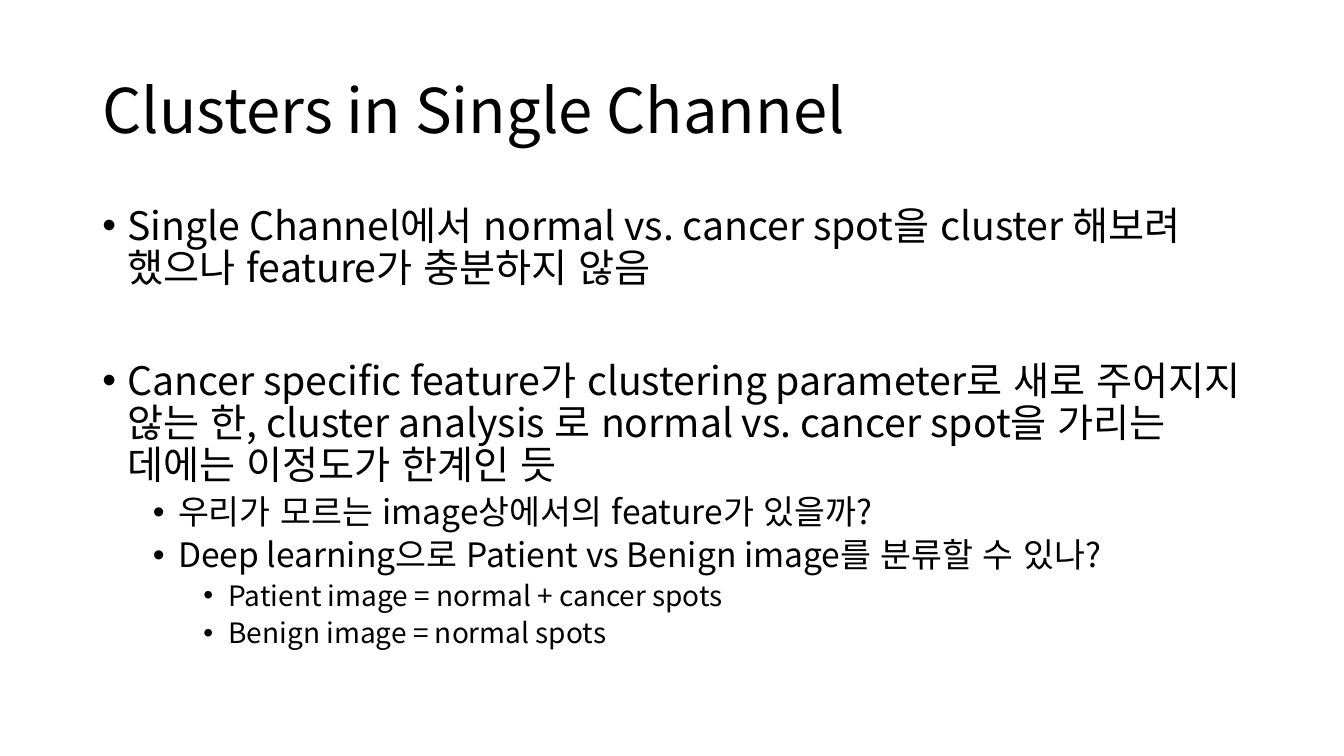
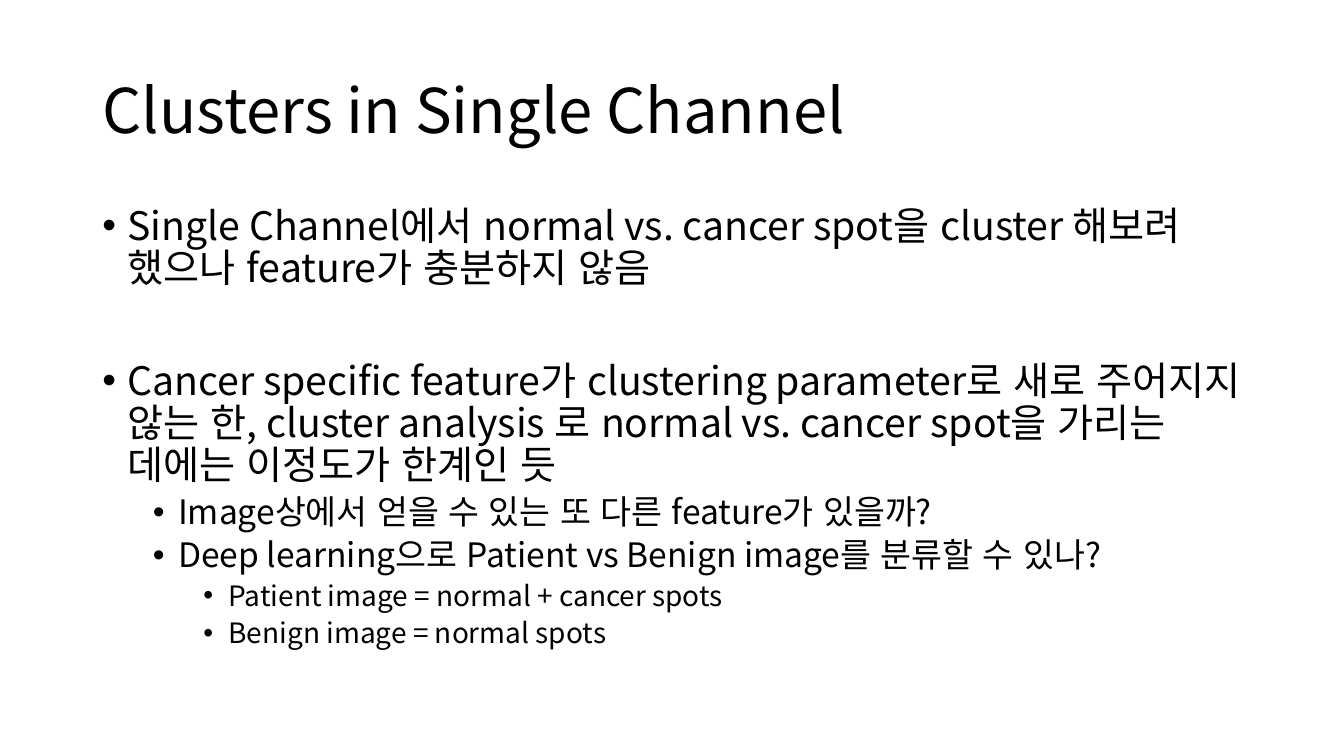
Before and after one commit to HeesooSong/UNIST_internship, a slide deck: slide 6 of Progress Update/20221124_Progress Update.pptx. Drawn at 1344x756 pixels with LibreOffice and Linux fonts; fonts in the diff are those of the drawing. Boxes give left, top, right and bottom in pixels: in the first picture for what was removed or moved away, otherwise in the second. Text is boxed around its words. In the diff, an @@ line names an element or a change of style, - is before the commit and + after.

```diff
--- a/Progress Update/20221124_Progress Update.pptx
+++ b/Progress Update/20221124_Progress Update.pptx
@@ text at (178, 496, 932, 533): text changed @@
-  • 우리가 모르는 image상에서의 feature가 있을까?
+  • Image상에서 얻을 수 있는 또 다른 feature가 있을까?
```
Also in this commit, not shown: 4 other slides changed, 2 other files.
